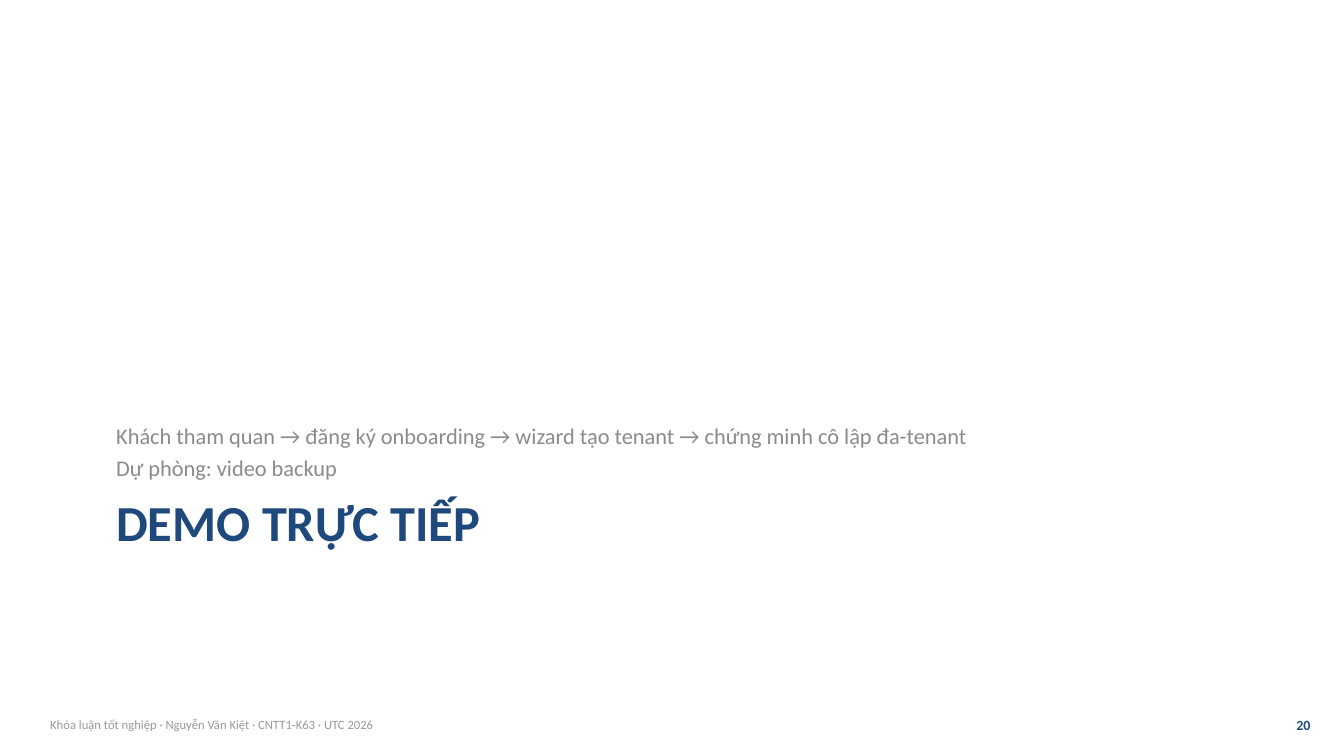
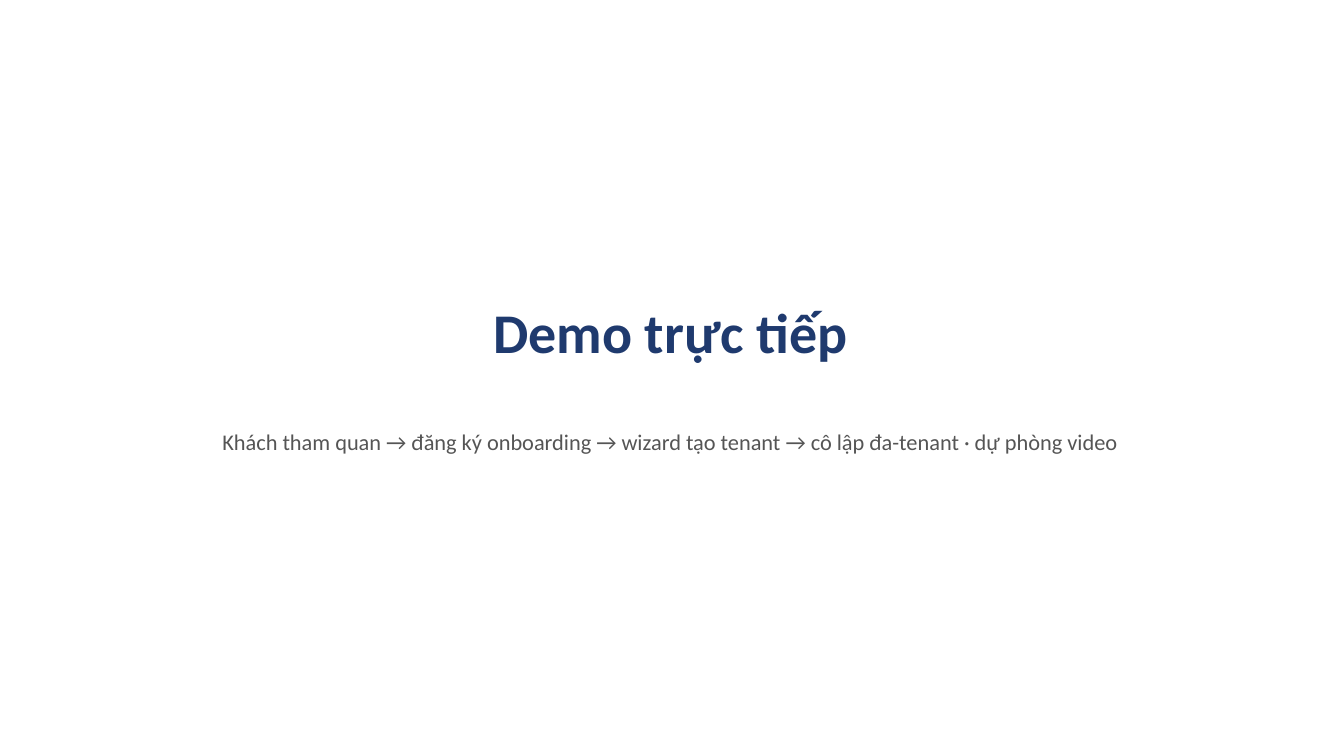
Before and after one commit to VictorAurelius/2026-Kite-Class-Platform, a slide deck: slide 20 of documents/08-thesis/defense/KiteHub-baove-khoaluan-20slide.pptx. Drawn at 1344x756 pixels with LibreOffice and Linux fonts; fonts in the diff are those of the drawing; background and template pictures are left out. Boxes give left, top, right and bottom in pixels: in the first picture for what was removed or moved away, otherwise in the second. Text is boxed around its words. In the diff, an @@ line names an element or a change of style, - is before the commit and + after.

```diff
--- a/documents/08-thesis/defense/KiteHub-baove-khoaluan-20slide.pptx
+++ b/documents/08-thesis/defense/KiteHub-baove-khoaluan-20slide.pptx
@@ text at <box>493,310,847,363</box>: text changed; size 36 to 40 pt; text colour #1F497D to #1F3A6E @@
-DEMO TRỰC TIẾP
+Demo trực tiếp
@@ text "Khách tham quan → đăng ..." at <box>222,434,1117,454</box>: vertical alignment bottom to top @@
@@ text at <box>222,434,1117,454</box>: text changed; text colour #8C8C8C to #555555 @@
-Khách tham quan → đăng ký onboarding → wizard tạo tenant → chứng minh cô lập đa-tenant
-Dự phòng: video backup
+Khách tham quan → đăng ký onboarding → wizard tạo tenant → cô lập đa-tenant · dự phòng video
@@ text removed at <box>50,719,374,731</box> @@
-Khóa luận tốt nghiệp · Nguyễn Văn Kiệt · CNTT1-K63 · UTC 2026
@@ text removed at <box>1296,721,1310,730</box> @@
-20
```
Also in this commit, not shown: 21 other slides changed, 5 slides removed, 5 other files.
